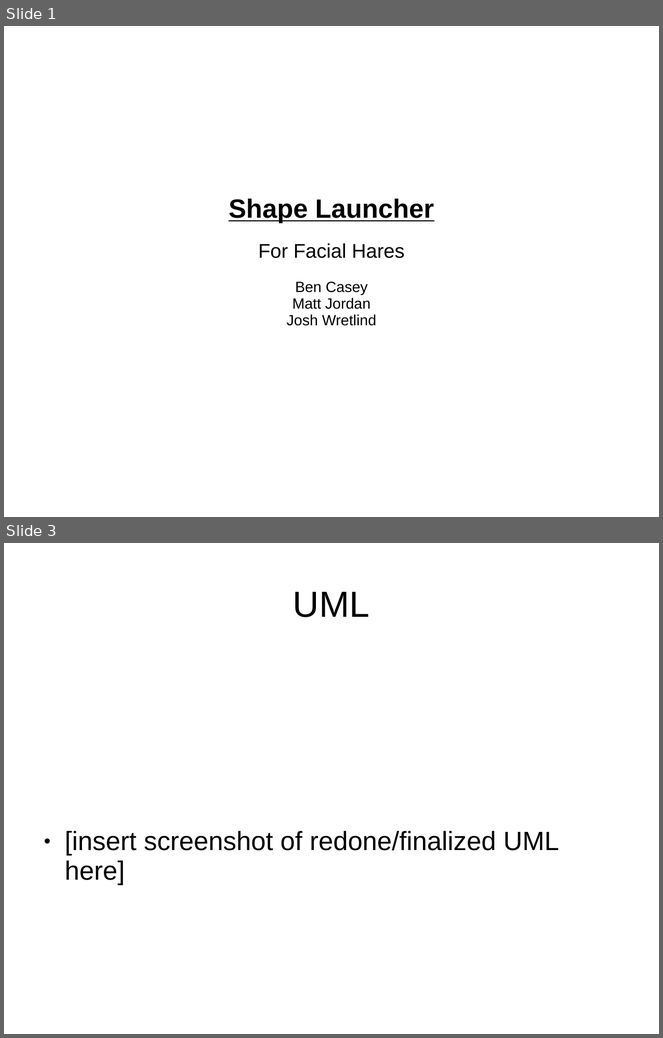
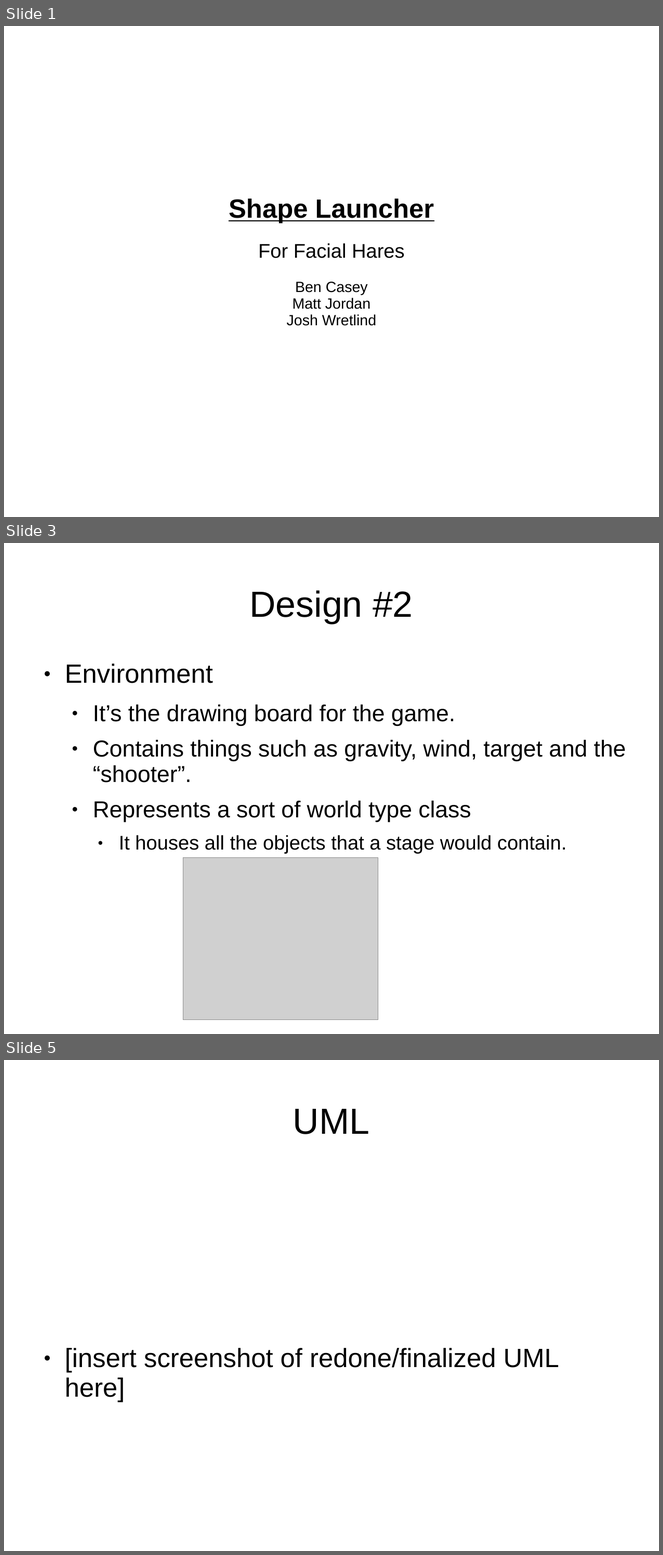
Before and after one commit to manofgate/ShapeLauncher306, a slide deck: Presentation.ppt. Shown one above the other, each under a label of ours: slides 1 and 3 before the commit, slides 1, 3 and 5 after it; the slides between them are not shown. The pictures are 663x1038 and 663x1555 pixels, drawn with LibreOffice and Linux fonts; fonts in the diff are those of the drawing; grey boxes stand for pictures. Boxes give left, top, right and bottom in pixels: in the first picture for what was removed or moved away, otherwise in the second. Text is boxed around its words. In the diff, an @@ line names an element or a change of style, - is before the commit and + after.

```diff
--- a/Presentation.ppt
+++ b/Presentation.ppt
@@ slide 3 added at box(4, 543, 659, 1034), background #FFFFFF @@
@@ title added at box(249, 590, 413, 624), 44 pt, text #000000 @@
+Design #2
@@ text added at box(65, 664, 626, 854), 28 pt, text #000000 @@
+● Environment
+  ● It’s the drawing board for the game.
+  ● Contains things such as gravity, wind, target and the “shooter”.
+  ● Represents a sort of world type class
+    ● It houses all the objects that a stage would contain.
@@ picture added at box(183, 858, 378, 1020) @@
@@ what was slide 3 is now slide 5 @@
```
Also in this commit, not shown: 1 slide changed, 1 other slide added, 2 other files.
